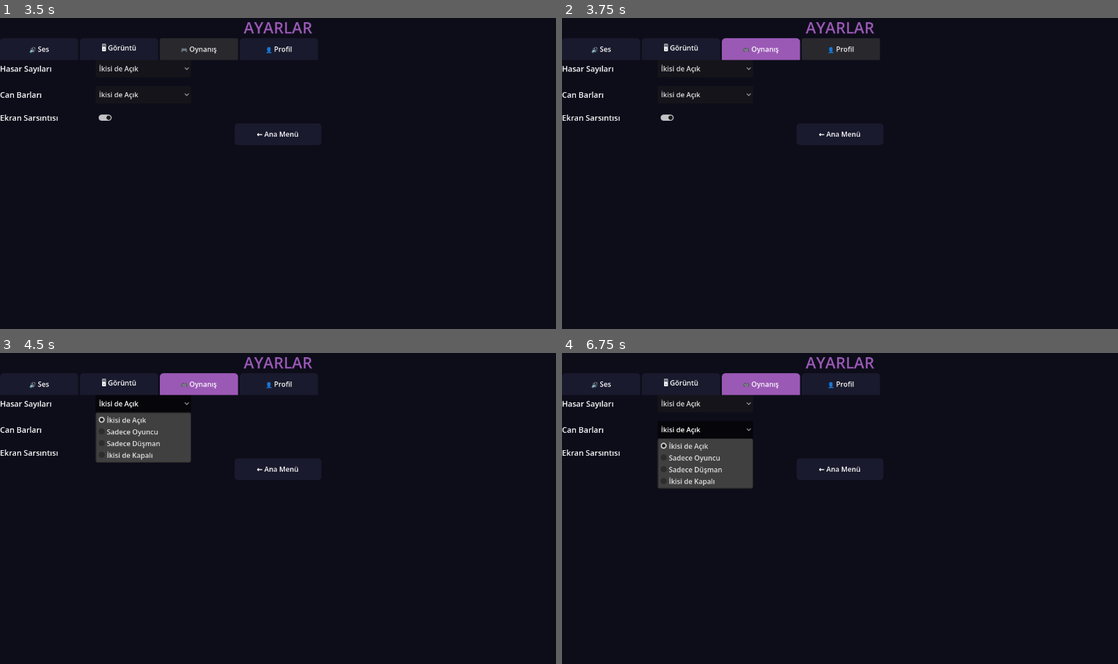
Above: before the commit, frames 1-4 (two rows, left to right).
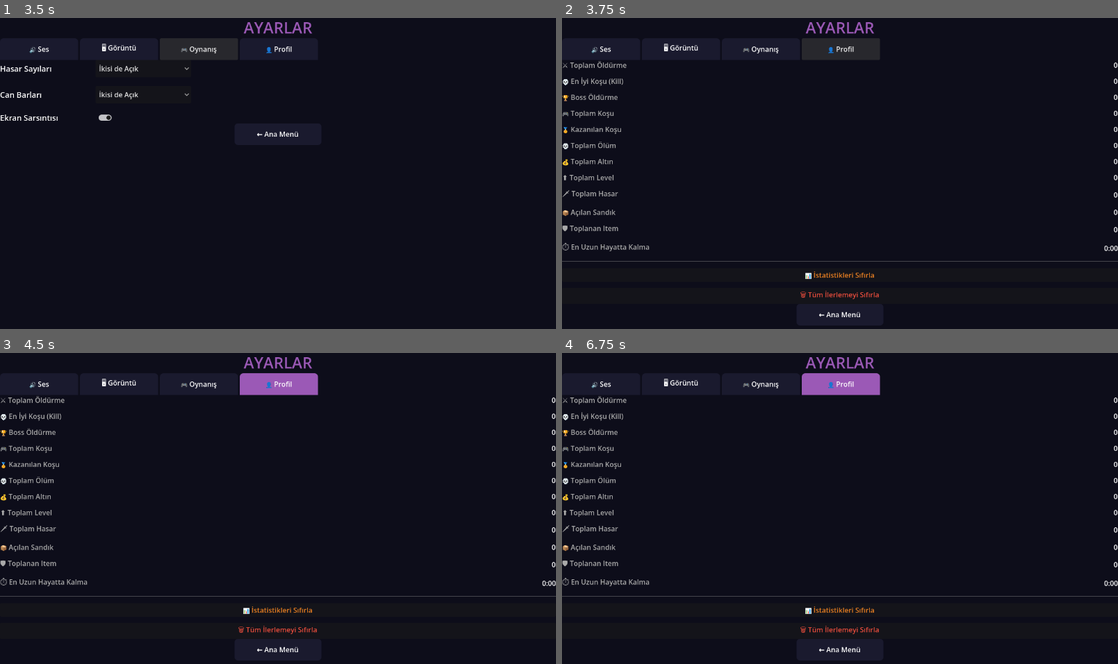
Above: after the commit, the same moments.

Repository: jegy911/survivors-clone
Game: Godot game, scene res://ui/main_menu.tscn
Same seed, same stepped clock (60 frames per second), same inputs: the game is played once before the commit and once after it.
Inputs (mouse positions are in pixels of both pictures, inside the frame that each line leads up to):
- Up to frame 1 (3.5 s): click "⚙ AYARLAR" at 0.5 s; click "🔊 Ses" at 1.25 s; click "🖥 Görüntü" at 2 s; click "🎮 Oynanış" at 2.75 s
- Up to frame 2 (3.75 s): click "👤 Profil" at 3.5 s
- Up to frame 3 (4.5 s): click (144, 402) at 4.25 s, where only the run before the commit has a clickable "İkisi de Açık"
- Up to frame 4 (6.75 s): click (840, 611) at 5 s, where only the run after the commit has a clickable "📊 İstatistikleri Sıfırla"; click (840, 611) at 5.75 s, where only the run after the commit has a clickable "⚠ Emin misin? Tekrar bas!"; click (706, 430) at 6.5 s, where only the run before the commit has a clickable "İkisi de Açık"

Frame 1 is identical in both runs. In frame 2, 3.3% of the frame differs, in the area x 0-100%, y 6-97%; in frame 3, 7.0%; in frame 4, 7.0%.

Commit message:
Update settings.gd

Diff:
--- a/ui/settings.gd
+++ b/ui/settings.gd
@@ -32,6 +32,7 @@
 	$VBoxContainer/TabRow/SesTab.pressed.connect(func(): _switch_tab("ses"))
 	$VBoxContainer/TabRow/GoruntuTab.pressed.connect(func(): _switch_tab("goruntu"))
 	$VBoxContainer/TabRow/OynanisTab.pressed.connect(func(): _switch_tab("oynanis"))
+	$VBoxContainer/TabRow/ProfilTab.pressed.connect(func(): _switch_tab("profil"))
 
 	# Geri butonu
 	_style_back_button($VBoxContainer/BackButton)
